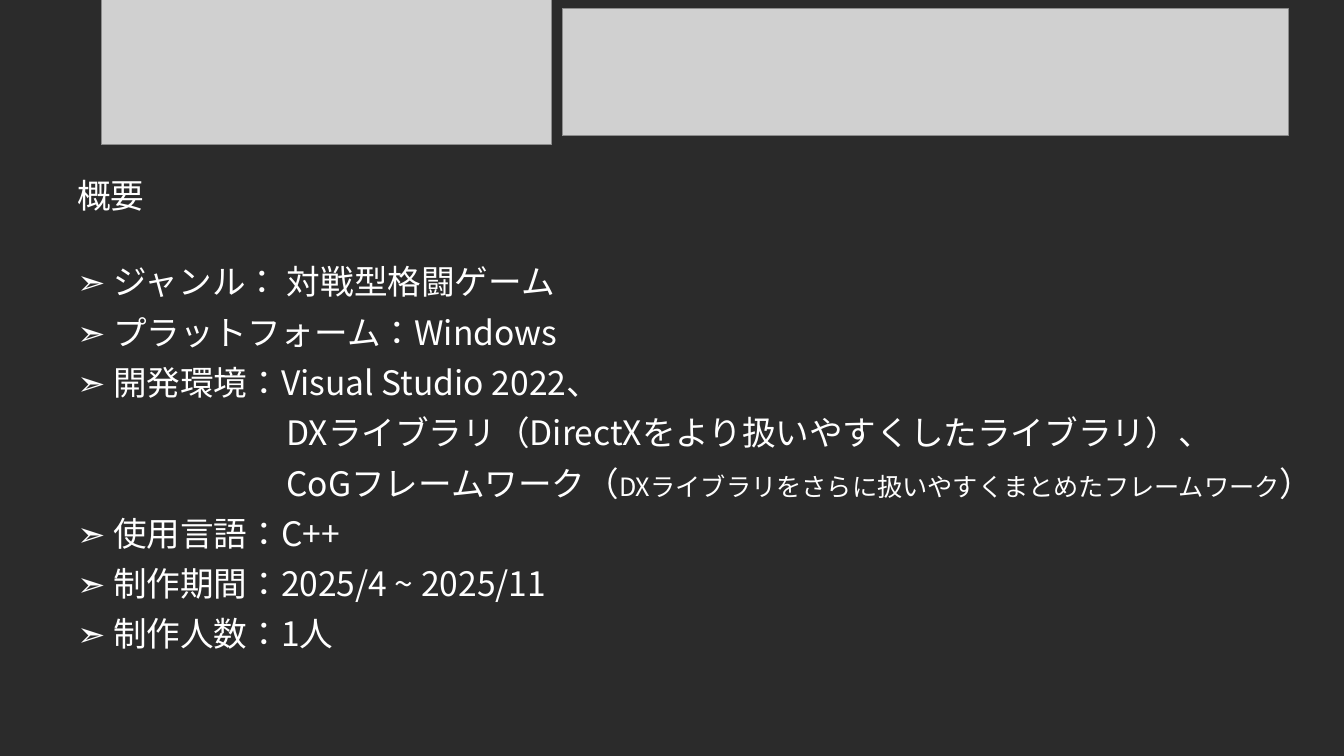
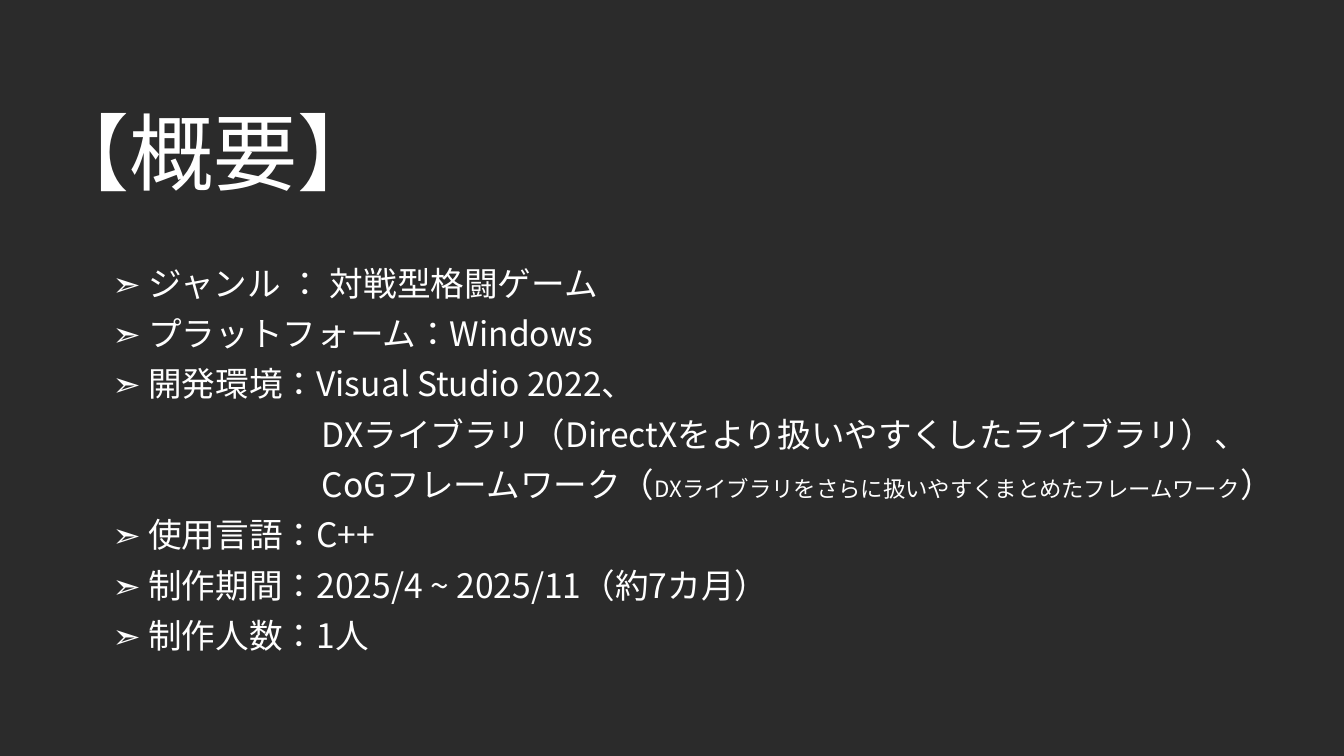
Before and after one commit to F0402Nishi/FightingGame, a slide deck: slide 2 of 仕様書.pptx (slide 1 before the commit). Drawn at 1344x756 pixels with LibreOffice and Linux fonts; fonts in the diff are those of the drawing; grey boxes stand for pictures; background and template pictures are left out; a plain dark background stands for a picture behind light text. Boxes give left, top, right and bottom in pixels: in the first picture for what was removed or moved away, otherwise in the second. Text is boxed around its words. In the diff, an @@ line names an element or a change of style, - is before the commit and + after.

Commit message:
ポートフォリオの制作順調

```diff
--- a/仕様書.pptx
+++ b/仕様書.pptx
@@ picture removed at [102,0,552,145] @@
@@ picture removed at [563,9,1289,136] @@
@@ title added at [45,113,381,192], 60 pt, text #FFFFFF @@
+【概要】
@@ subtitle "➣ ジャンル ： 対戦型格闘ゲーム": place and size @@
-subtitle "➣ ジャンル ： 対戦型格闘ゲーム" at [77,179,1280,649]
+subtitle "➣ ジャンル ： 対戦型格闘ゲーム" at [148,267,1248,651]
@@ subtitle at [148,267,598,299]: text changed @@
-概要
-➣ ジャンル： 対戦型格闘ゲーム
+➣ ジャンル ： 対戦型格闘ゲーム
@@ subtitle at [322,468,1240,500]: size 18 to 16 pt in "CoGフレームワーク（DXライブラリをさらに扱いやすくまとめたフレームワーク）" @@
@@ subtitle at [148,569,769,604]: text changed @@
-➣ 制作期間：2025/4 ~ 2025/11
+➣ 制作期間：2025/4 ~ 2025/11（約7カ月）
```
Also in this commit, not shown: 4 other slides changed, 2 slides added.
